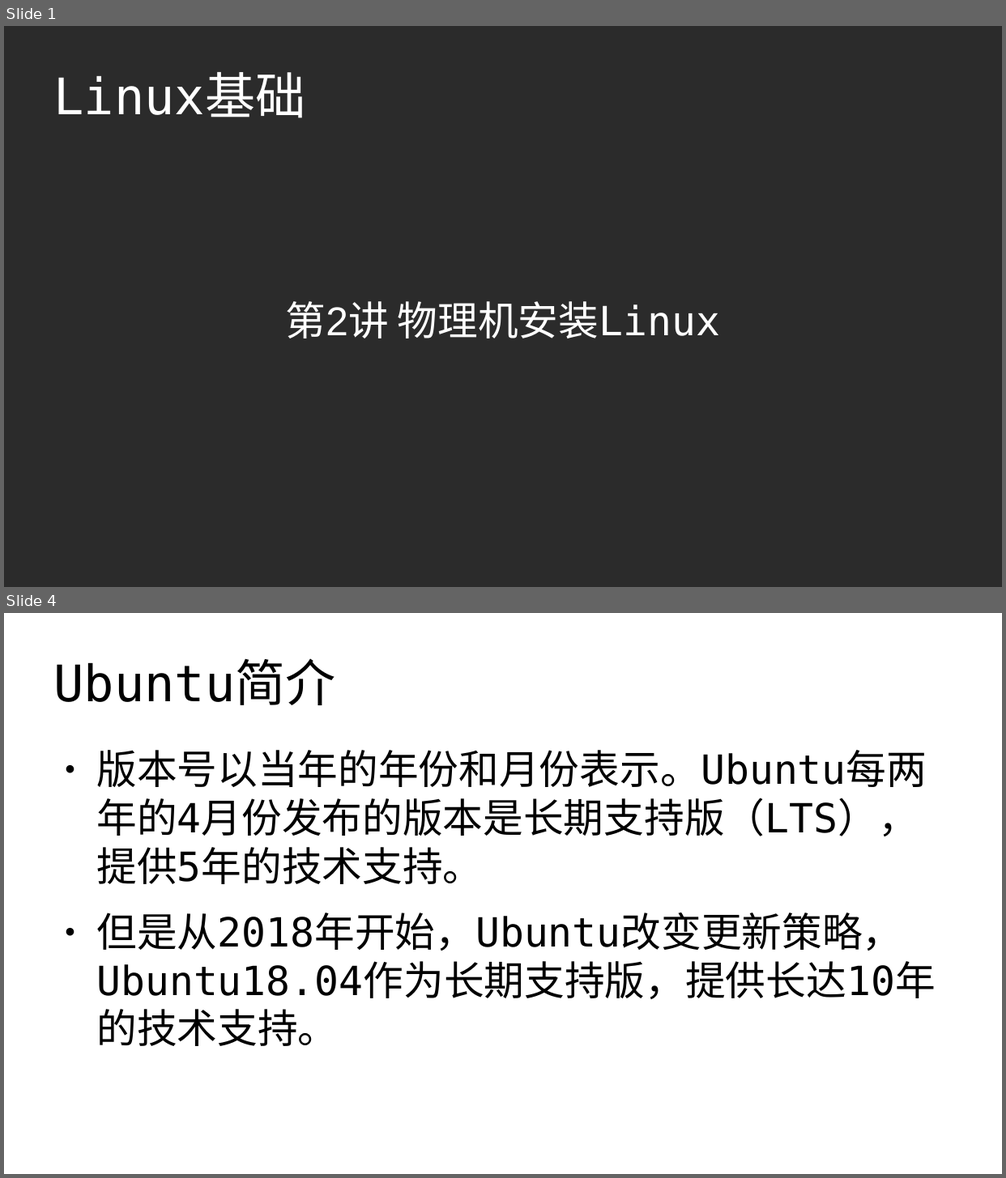
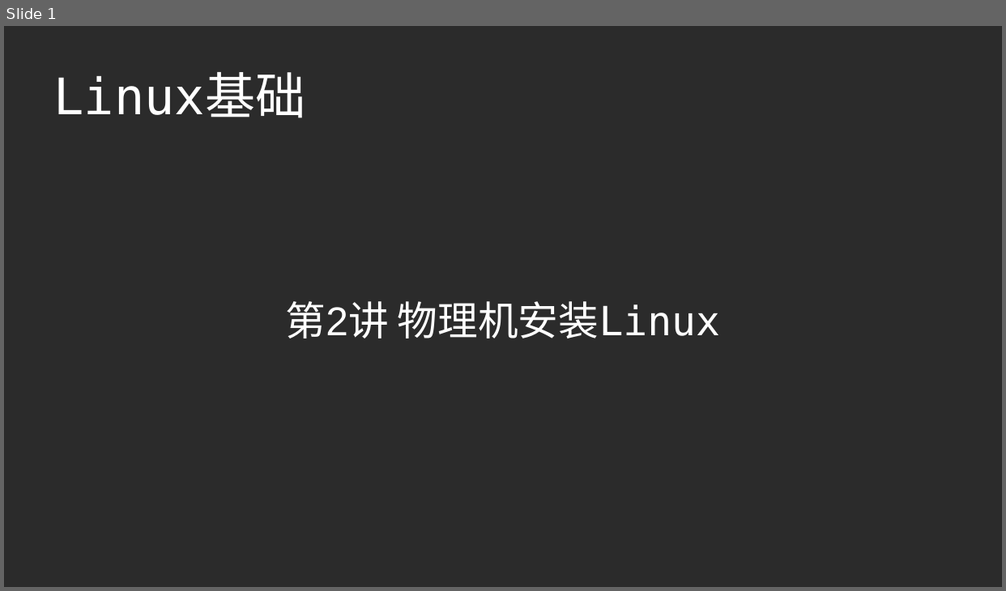
Before and after one commit to master-genius/linux-system, a slide deck: ch02/ch02_2-物理机安装Linux.odp. Shown one above the other, each under a label of ours: slides 1 and 4 before the commit, slide 1 after it; the slides between them are not shown. The pictures are 1006x1178 and 1006x591 pixels, drawn with LibreOffice and Linux fonts; fonts in the diff are those of the drawing; background and template pictures are left out; a plain dark background stands for a picture behind light text. Boxes give left, top, right and bottom in pixels: in the first picture for what was removed or moved away, otherwise in the second. Text is boxed around its words. In the diff, an @@ line names an element or a change of style, - is before the commit and + after.

```diff
--- a/ch02/ch02_2-物理机安装Linux.odp
+++ b/ch02/ch02_2-物理机安装Linux.odp
@@ slide 4 removed at [4, 613, 1002, 1174], background #FFFFFF @@
@@ title removed at [54, 660, 336, 705] @@
-Ubuntu简介
@@ text removed at [96, 750, 936, 1046] @@
-● 版本号以当年的年份和月份表示。Ubuntu每两年的4月份发布的版本是长期支持版（LTS），提供5年的技术支持。
-● 但是从2018年开始，Ubuntu改变更新策略，Ubuntu18.04作为长期支持版，提供长达10年的技术支持。
```
Also in this commit, not shown: 1 slide changed, 6 slides added, 5 other slides removed, 1 other file.
